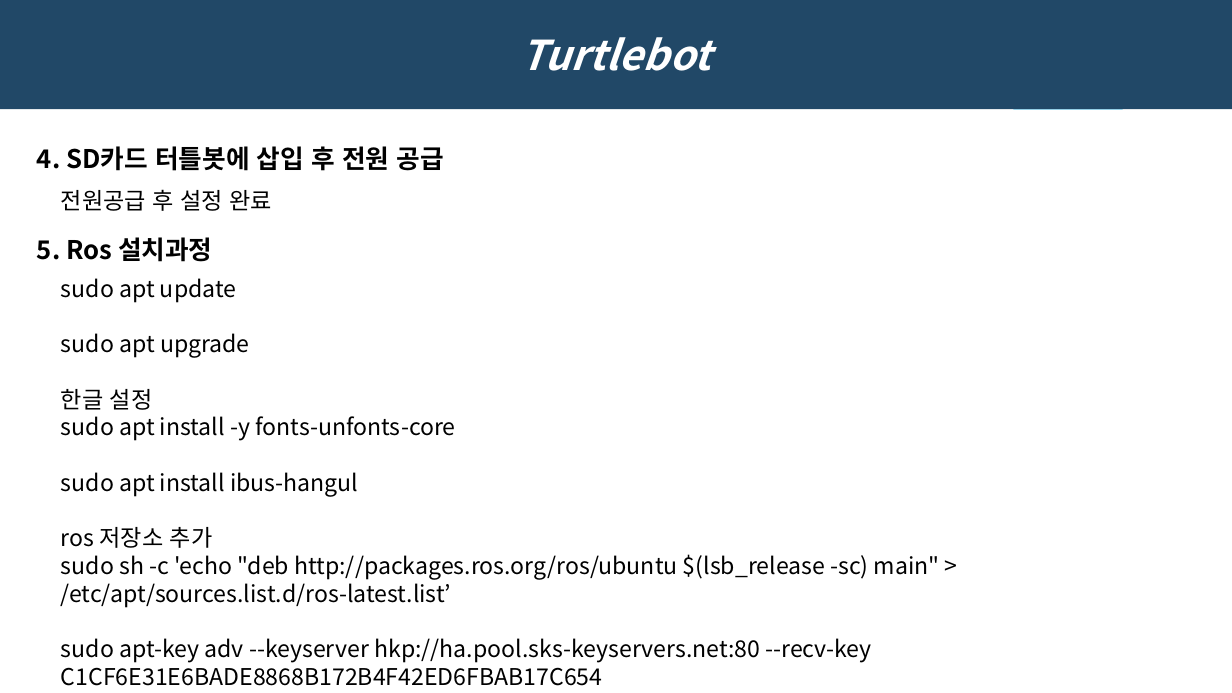
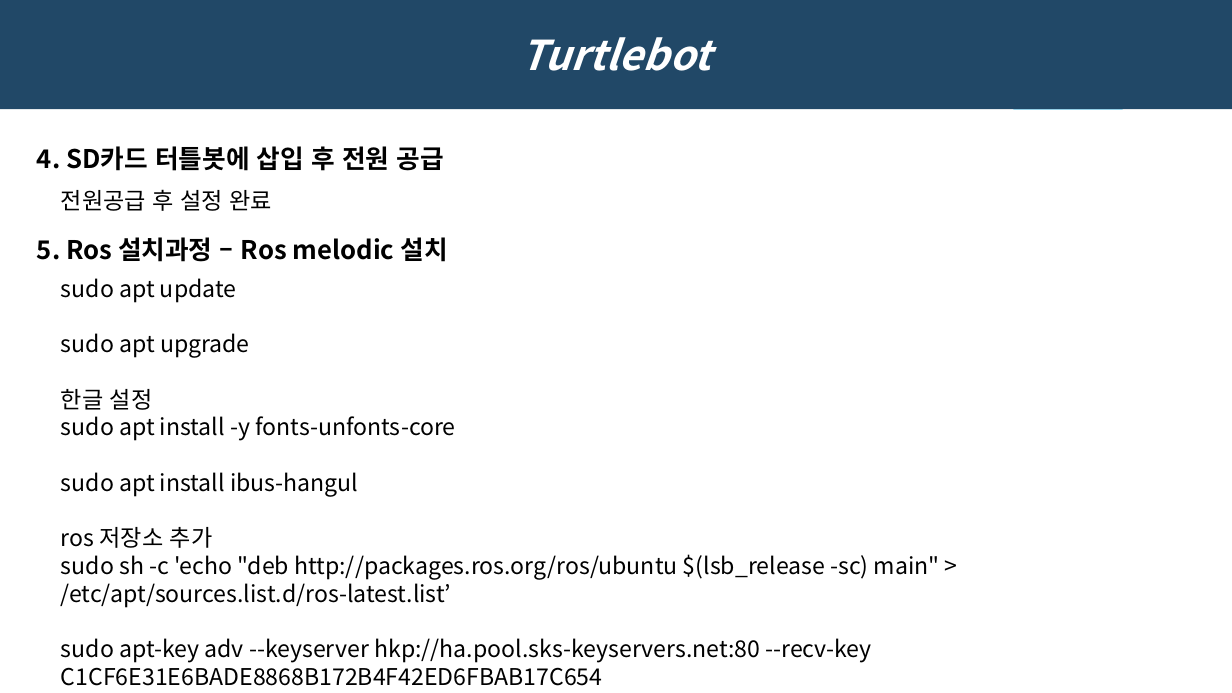
Before and after one commit to minjae-Park-YU/Turtlebot3, a slide deck: slide 7 of [05.26] Turtlebot & VMware.pptx. Drawn at 1232x693 pixels with LibreOffice and Linux fonts; fonts in the diff are those of the drawing. Boxes give left, top, right and bottom in pixels: in the first picture for what was removed or moved away, otherwise in the second. Text is boxed around its words. In the diff, an @@ line names an element or a change of style, - is before the commit and + after.

```diff
--- a/[05.26] Turtlebot & VMware.pptx
+++ b/[05.26] Turtlebot & VMware.pptx
@@ text at [37, 237, 447, 262]: text changed @@
-5. Ros 설치과정
+5. Ros 설치과정 – Ros melodic 설치
```
